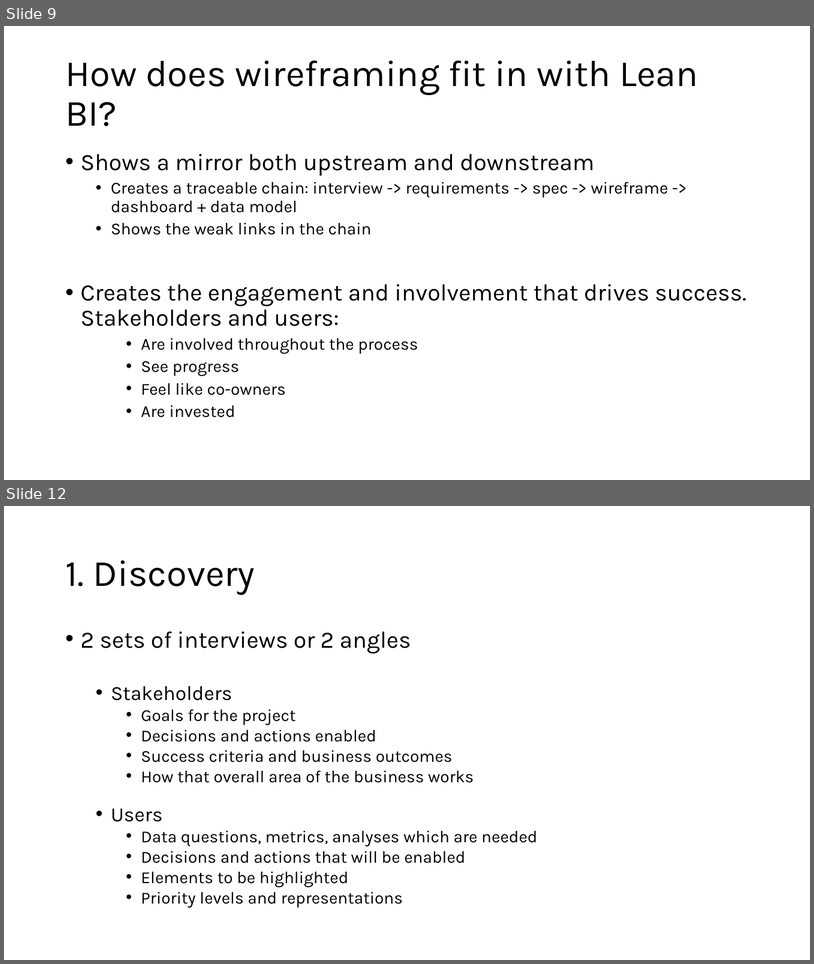
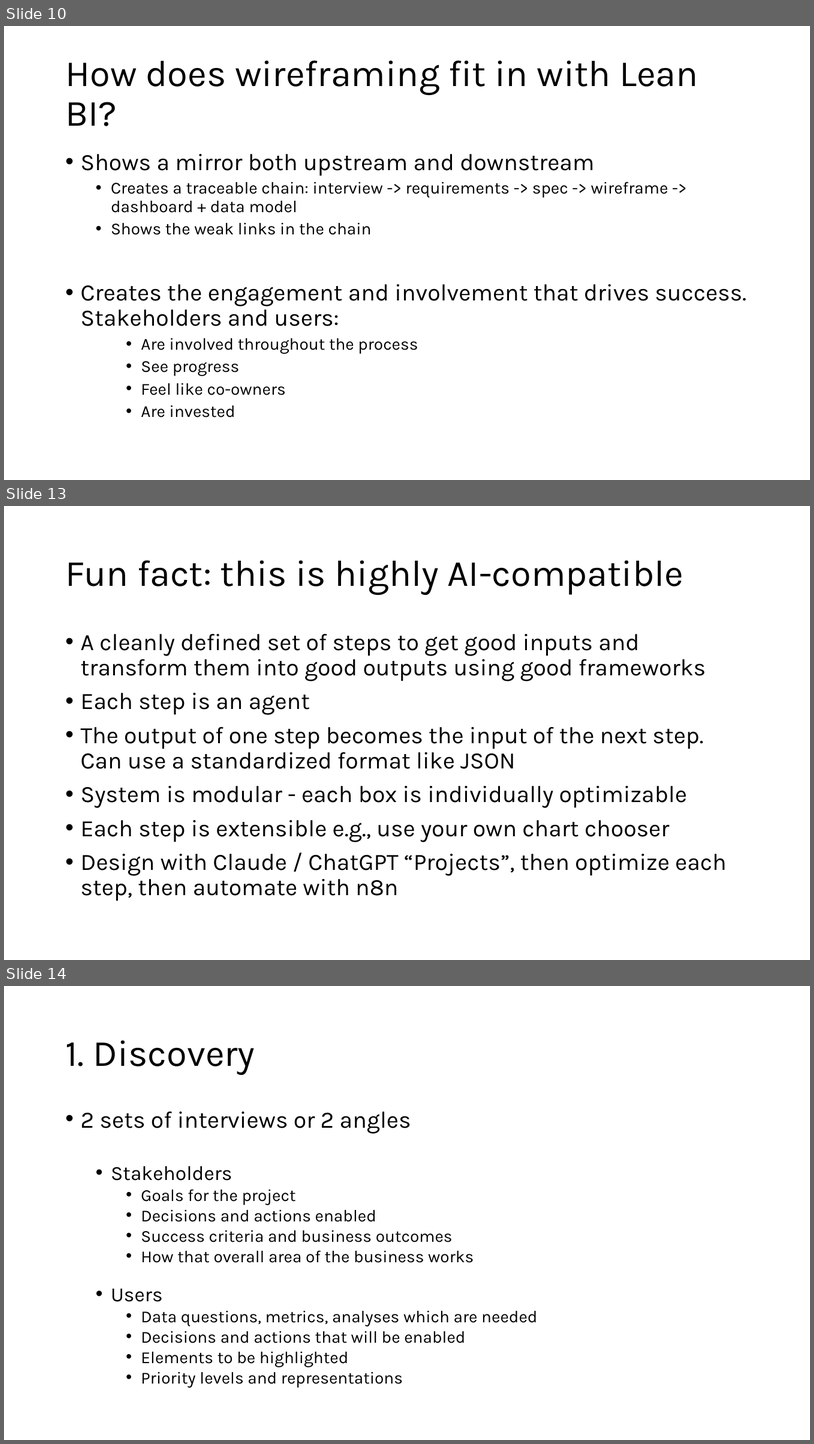
Before and after one commit to vikramnayak-com/lean-bi, a slide deck: Wireframing_Lean_BI_using_AI.pptx. Shown one above the other, each under a label of ours: slides 9 and 12 before the commit, slides 10, 13 and 14 after it; the slides between them are not shown. The pictures are 814x964 and 814x1444 pixels, drawn with LibreOffice and Linux fonts; fonts in the diff are those of the drawing. Boxes give left, top, right and bottom in pixels: in the first picture for what was removed or moved away, otherwise in the second. Text is boxed around its words. In the diff, an @@ line names an element or a change of style, - is before the commit and + after.

```diff
--- a/Wireframing_Lean_BI_using_AI.pptx
+++ b/Wireframing_Lean_BI_using_AI.pptx
@@ slide 13 added at box(4, 506, 810, 960), background #FFFFFF @@
@@ title added at box(65, 560, 684, 595), 44 pt, text #000000 @@
+Fun fact: this is highly AI-compatible
@@ text added at box(81, 634, 727, 901), 28 pt, text #000000 @@
+• A cleanly defined set of steps to get good inputs and transform them into good outputs using good frameworks
+• Each step is an agent
+• The output of one step becomes the input of the next step. Can use a standardized format like JSON
+• System is modular - each box is individually optimizable
+• Each step is extensible e.g., use your own chart chooser
+• Design with Claude / ChatGPT “Projects”, then optimize each step, then automate with n8n
@@ what was slide 9 is now slide 10 @@
@@ what was slide 12 is now slide 14 @@
```
Also in this commit, not shown: 10 slides changed, 1 other slide added, 1 slide removed.
